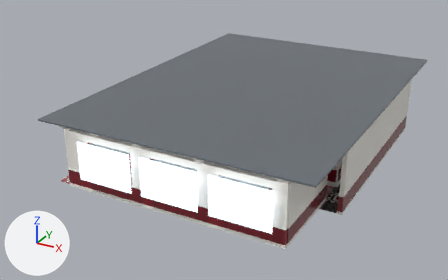
An edit to the Blender file arlecchino_block1.blend, drawn before and after from the same camera.
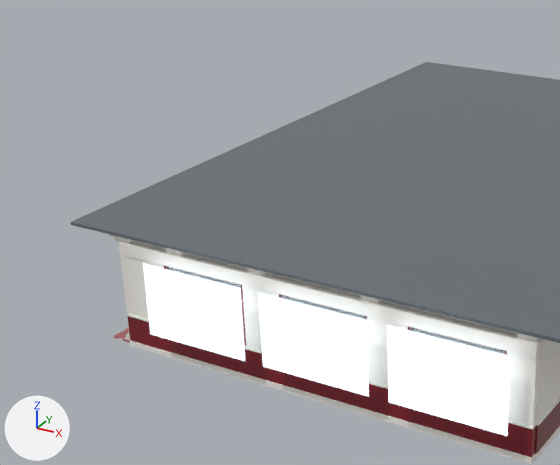
Old and new are each drawn whole from a camera (50 mm lens) standing at (18.1, -19.2, 13.5) and looking at (3.4, 7.7, 0.1) and again close up on the part from 0% to 67% of the width and 0% to 89% of the height. The lights are fixed; the arrows at lower left show +X, +Y and +Z. The older version's two pictures come first.

Names of what the first close-up shows: 'AftWall_Upper_A', 'CeilBeam_X_White_-0.5', 'Ceiling_Recessed_Slab', 'Floor_Dining_Carpet_Alcove', 'FwdWall_Upper_A', 'Hull_Pier_0', 'Hull_Pier_1', 'Hull_Pier_2', 'Hull_Pier_3', 'Hull_Plinth', 'Hull_Red_Wainscot', 'Hull_Window_Header', 'Win_Daylight_0', 'Win_Daylight_1', 'Win_Daylight_2' and 13 more.
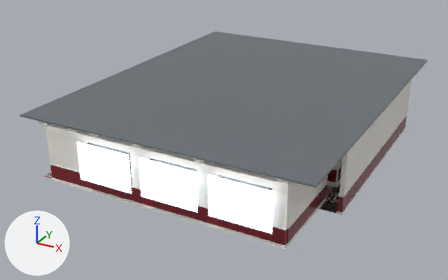
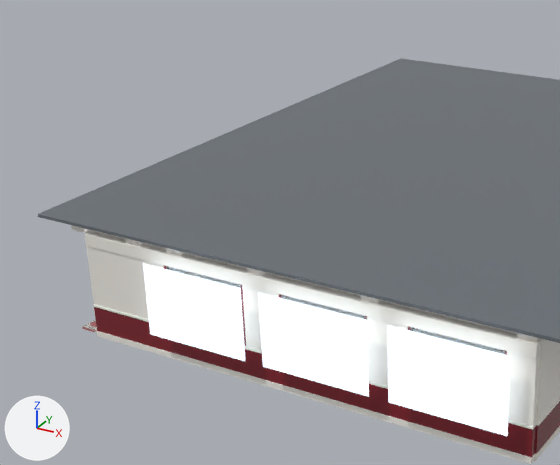
Where the newer file only moved an object's origin or applied its transform, the numbers keep the older frame.

What differs and where, as boxes [x1, y1, x2, y2] in the close-ups (560 x 465 px; the box of a moved part takes in the faces that stretch with it):
```json
{"object": "Ceiling_Recessed_Slab", "change": "moved, rescaled", "before": [71, 62, 560, 343], "after": [38, 58, 560, 343]}
{"object": "Hull_Red_Wainscot", "change": "moved, rescaled", "before": [128, 316, 536, 457], "after": [94, 307, 536, 457], "on screen": "8% wider, 6% taller"}
{"object": "Hull_Pier_0", "change": "moved, rescaled", "before": [121, 255, 164, 319], "after": [87, 246, 164, 319]}
{"object": "Hull_Plinth", "change": "moved, rescaled", "before": [130, 340, 535, 464], "after": [96, 331, 535, 464]}
{"object": "Floor_Dining_Carpet_Alcove", "change": "moved, rescaled", "before": [113, 328, 130, 343], "after": [82, 320, 97, 333], "on screen": "mostly hidden"}
{"object": "CeilBeam_X_White_-0.5", "change": "moved", "before": [114, 236, 132, 243], "after": [71, 225, 88, 233], "on screen": "mostly hidden"}
{"object": "FwdWall_Upper_A", "change": "moved", "before": [119, 241, 187, 337], "after": [85, 231, 154, 328], "on screen": "mostly hidden"}
{"part": 1, "of": "me_hull_plinth_mesh", "change": "moved or reshaped", "before": [130, 340, 532, 464], "after": [96, 331, 133, 346]}
{"part": 2, "of": "me_hull_red_wainscot_mesh", "change": "moved or reshaped", "before": [128, 316, 134, 341], "after": [94, 307, 134, 341]}
{"part": 3, "of": "me_hull_pier_0_mesh", "change": "moved or reshaped", "before": [121, 255, 131, 314], "after": [87, 246, 131, 314]}
```

Scene script edits in JSON lines:
```json
{"block": "me_hull_plinth_mesh", "where": "# used by ob_hull_plinth; location = (4.97, -0.08, 0.07)"}
{"op": "remove", "block": "me_hull_plinth_mesh", "code": "me_hull_plinth_mesh.from_pydata(...)  # 8 vertices, 6 faces; spans x -5.43..5.43, y -0.11..0.11, z -0.08..0.08"}
{"op": "add", "block": "me_hull_plinth_mesh", "code": "me_hull_plinth_mesh.from_pydata(...)  # 8 vertices, 6 faces; spans x -6.52..5.43, y -0.11..0.11, z -0.08..0.08"}
{"block": "me_hull_plinth_mesh", "change": "me_hull_plinth_mesh part 1: the whole mesh is scaled about its middle by (1.1, 1, 1), then moved by (-0.55, 0.0, 0.0)"}
{"block": "me_hull_red_wainscot_mesh", "where": "# used by ob_hull_red_wainscot; location = (4.97, -0.08, 0.49)"}
{"op": "remove", "block": "me_hull_red_wainscot_mesh", "code": "me_hull_red_wainscot_mesh.from_pydata(...)  # 8 vertices, 6 faces; spans x -5.43..5.43, y -0.09..0.09, z -0.34..0.34"}
{"op": "add", "block": "me_hull_red_wainscot_mesh", "code": "me_hull_red_wainscot_mesh.from_pydata(...)  # 8 vertices, 6 faces; spans x -6.52..5.43, y -0.09..0.09, z -0.34..0.34"}
{"block": "me_hull_red_wainscot_mesh", "change": "me_hull_red_wainscot_mesh part 2: the whole mesh is scaled about its middle by (1.1, 1, 1), then moved by (-0.55, 0.0, 0.0)"}
{"block": "me_hull_pier_0_mesh", "where": "# used by ob_hull_pier_0; location = (0.2, -0.04, 1.7)"}
{"op": "remove", "block": "me_hull_pier_0_mesh", "code": "me_hull_pier_0_mesh.from_pydata(...)  # 56 vertices, 54 faces; spans x -0.65..0.65, y -0.12..0.12, z -0.82..0.82"}
{"op": "add", "block": "me_hull_pier_0_mesh", "code": "me_hull_pier_0_mesh.from_pydata(...)  # 56 vertices, 54 faces; spans x -1.75..0.65, y -0.12..0.12, z -0.82..0.82"}
{"block": "me_hull_pier_0_mesh", "change": "me_hull_pier_0_mesh part 3: the whole mesh is scaled about its middle by (1.85, 1, 1), then moved by (-0.55, 0.0, 0.0)"}
{"block": "me_floor_dining_carpet_alcove_mesh", "where": "# used by ob_floor_dining_carpet_alcove; location = (-0.65, 3.79, -0.02)"}
{"op": "remove", "block": "me_floor_dining_carpet_alcove_mesh", "code": "me_floor_dining_carpet_alcove_mesh.from_pydata(...)  # 8 vertices, 6 faces; spans x -0.55..0.55, y -3.79..3.79, z -0.02..0.02"}
{"op": "add", "block": "me_floor_dining_carpet_alcove_mesh", "code": "me_floor_dining_carpet_alcove_mesh.from_pydata(...)  # 8 vertices, 6 faces; spans x -1.1..1.1, y -3.79..3.79, z -0.02..0.02"}
{"block": "me_floor_dining_carpet_alcove_mesh", "change": "me_floor_dining_carpet_alcove_mesh part 4: the whole mesh is scaled about its middle by (2, 1, 1)"}
{"block": "me_ceiling_recessed_slab_mesh", "where": "# used by ob_ceiling_recessed_slab; location = (4.78, 8.93, 3.0)"}
{"op": "remove", "block": "me_ceiling_recessed_slab_mesh", "code": "me_ceiling_recessed_slab_mesh.from_pydata(...)  # 8 vertices, 6 faces; spans x -6.7..6.7, y -9.1..9.1, z 0.0"}
{"op": "add", "block": "me_ceiling_recessed_slab_mesh", "code": "me_ceiling_recessed_slab_mesh.from_pydata(...)  # 8 vertices, 6 faces; spans x -7.8..6.7, y -9.1..9.1, z 0.0"}
{"block": "me_ceiling_recessed_slab_mesh", "change": "me_ceiling_recessed_slab_mesh part 5: the whole mesh is scaled about its middle by (1.08, 1, 1), then moved by (-0.6, 0.0, 0.0)"}
{"op": "set", "path": "ob_floor_dining_carpet_alcove.location", "old": "(-0.65, 3.79, -0.02)", "new": "(-1.15, 3.79, -0.02)"}
{"op": "set", "path": "ob_fwdwall_upper_a.location", "old": "(-0.54, 1.12, 1.39)", "new": "(-1.64, 1.12, 1.39)"}
{"op": "set", "path": "ob_ceilbeam_x_white__0_5.location", "old": "(-0.45, 3.79, 2.87)", "new": "(-1.85, 3.79, 2.87)"}
```
